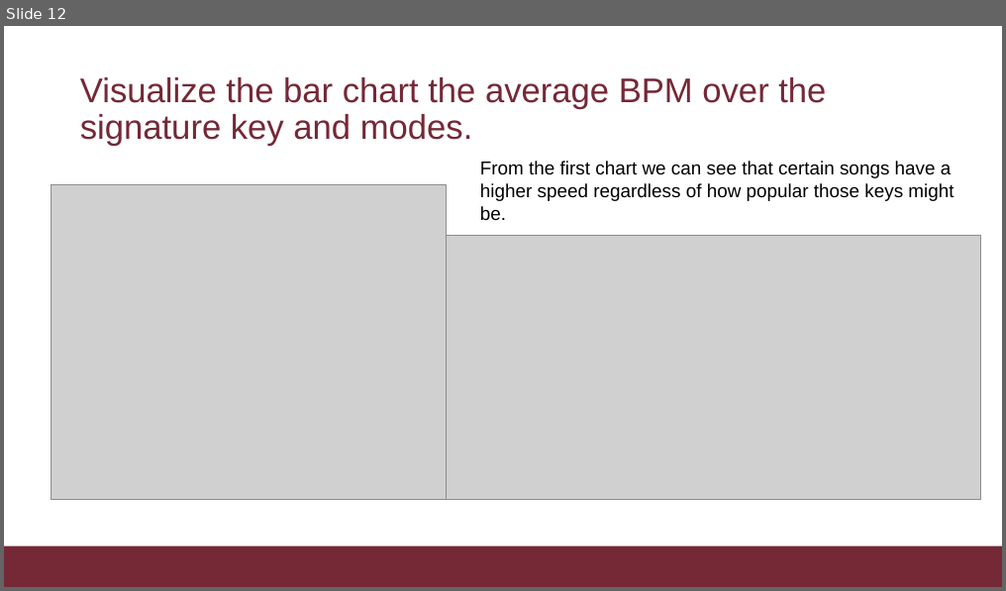
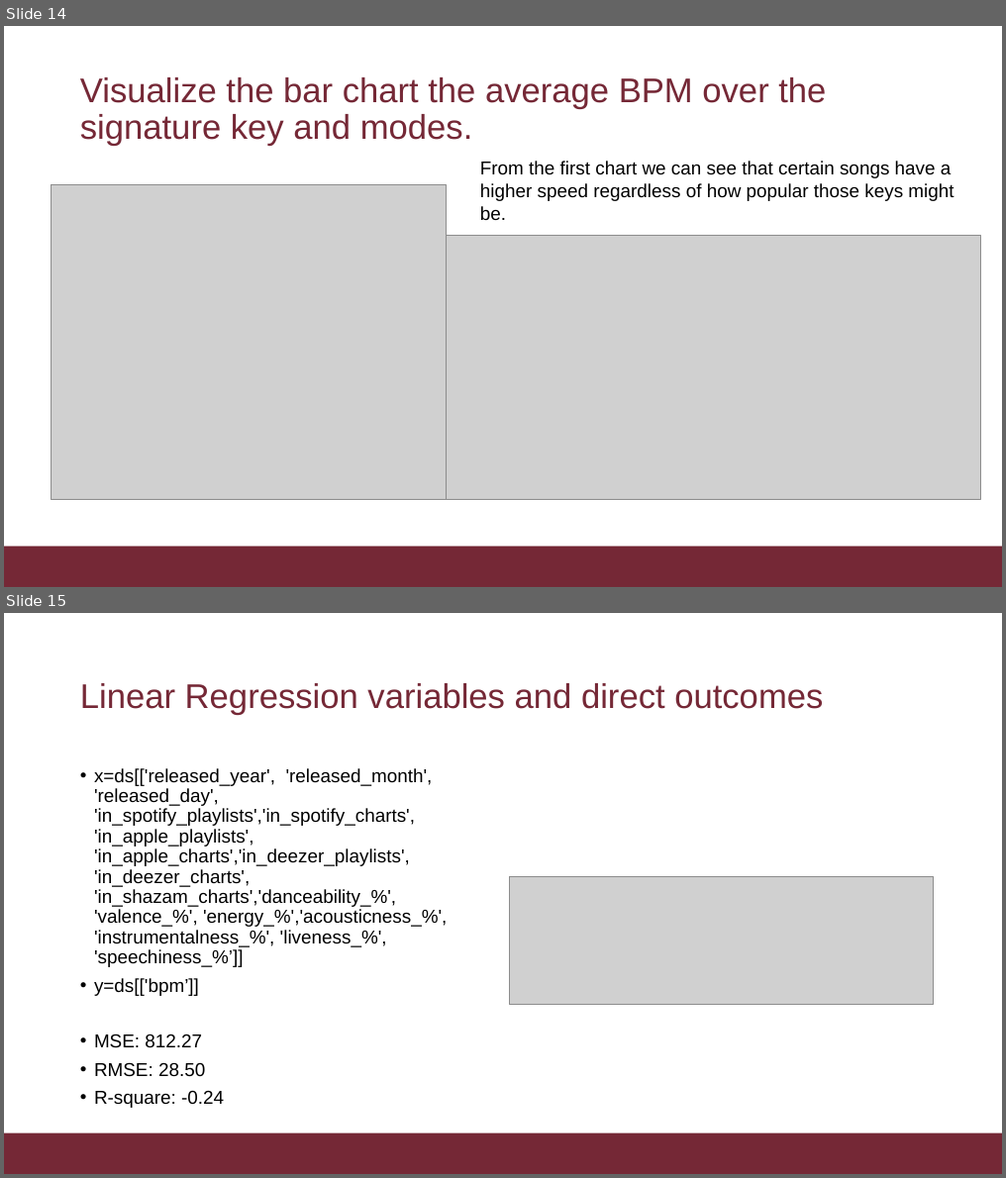
Before and after one commit to ToshiroHJJZ/DS_Final_Project, a slide deck: Spotify Dataset Analisys.pptx. Shown one above the other, each under a label of ours: slide 12 before the commit, slides 14 and 15 after it. The pictures are 1006x591 and 1006x1178 pixels, drawn with LibreOffice and Linux fonts; fonts in the diff are those of the drawing; grey boxes stand for pictures; background and template pictures are left out. Boxes give left, top, right and bottom in pixels: in the first picture for what was removed or moved away, otherwise in the second. Text is boxed around its words. In the diff, an @@ line names an element or a change of style, - is before the commit and + after.

```diff
--- a/Spotify Dataset Analisys.pptx
+++ b/Spotify Dataset Analisys.pptx
@@ slide 15 added at box(4, 613, 1002, 1174), background #FFFFFF; not listed: 1 template element that a slide beside it also shows @@
@@ title added at box(80, 683, 823, 715), 33 pt, text #752836 @@
+Linear Regression variables and direct outcomes
@@ text added at box(94, 768, 447, 1108), 18 pt, text #000000 @@
+• x=ds[['released_year', 'released_month', 'released_day', 'in_spotify_playlists','in_spotify_charts', 'in_apple_playlists', 'in_apple_charts','in_deezer_playlists', 'in_deezer_charts', 'in_shazam_charts','danceability_%', 'valence_%', 'energy_%','acousticness_%', 'instrumentalness_%', 'liveness_%', 'speechiness_%’]]
+• y=ds[['bpm’]]
+• MSE: 812.27
+• RMSE: 28.50
+• R-square: -0.24
@@ picture added at box(509, 876, 934, 1004) @@
@@ what was slide 12 is now slide 14 @@
```
Also in this commit, not shown: 3 slides changed, 3 other slides added.
